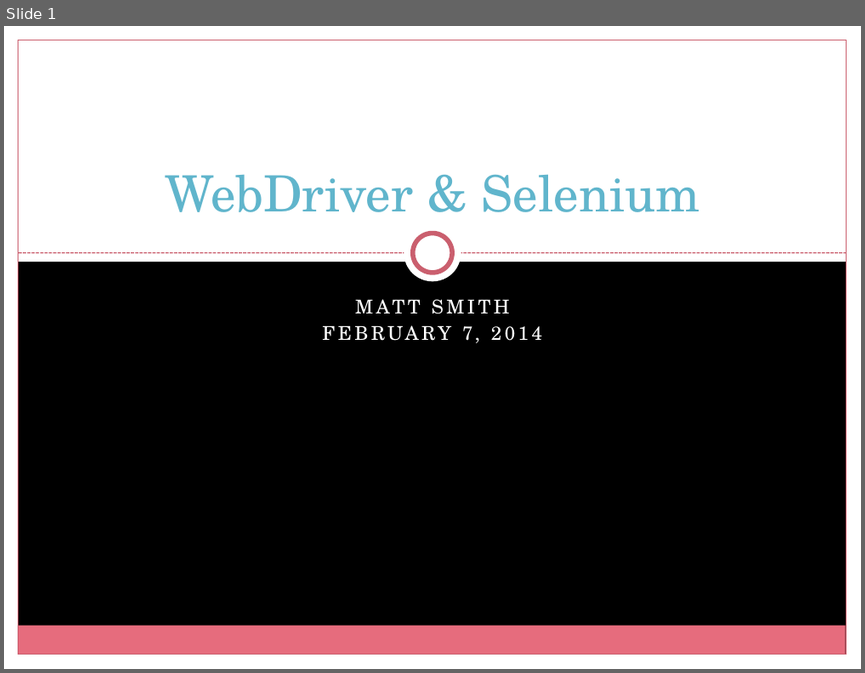
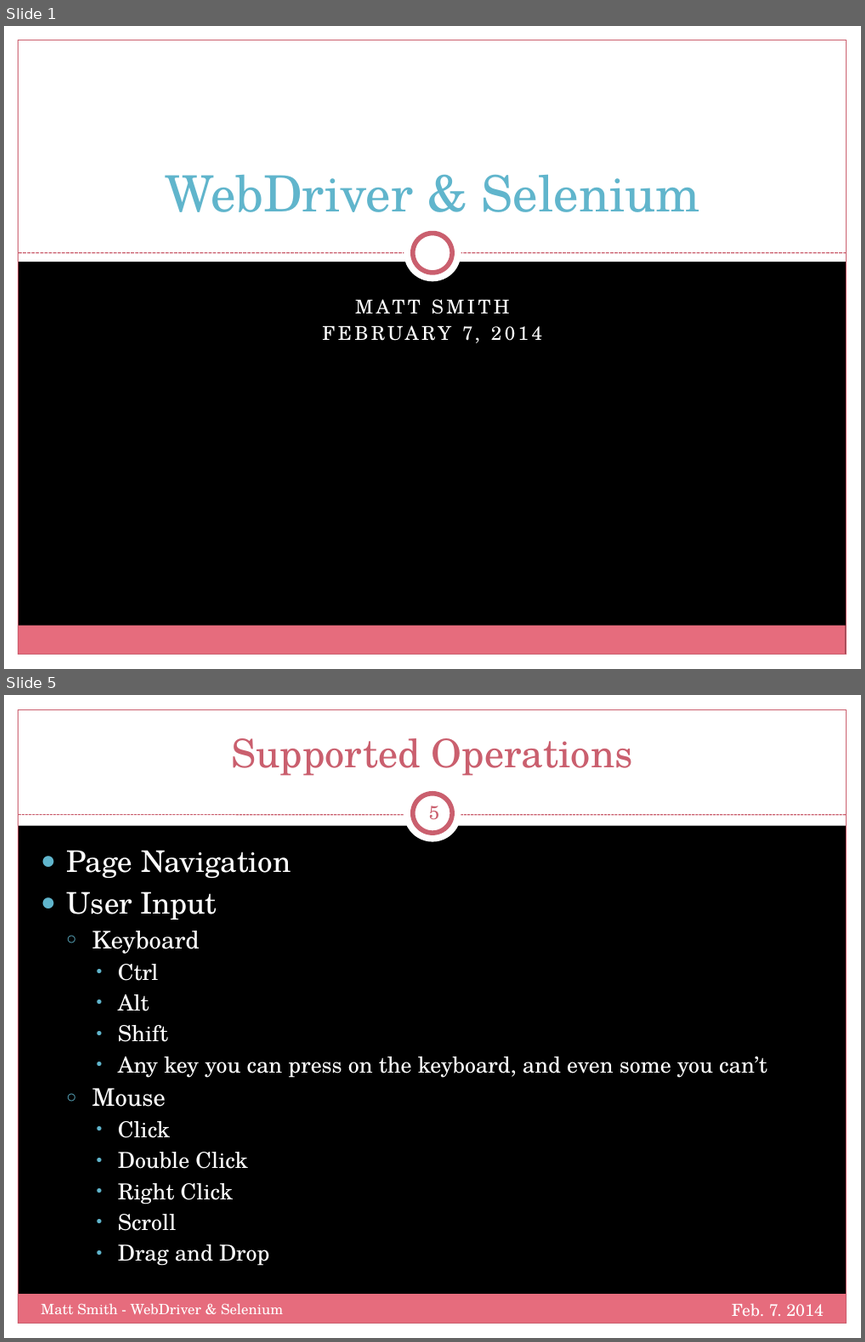
Before and after one commit to mtscout6/my-presentations, a slide deck: WebDriver/Slides.pptx. Shown one above the other, each under a label of ours: slide 1 before the commit, slides 1 and 5 after it; the slides between them are not shown. The pictures are 865x673 and 865x1342 pixels, drawn with LibreOffice and Linux fonts; fonts in the diff are those of the drawing; background and template pictures are left out. Boxes give left, top, right and bottom in pixels: in the first picture for what was removed or moved away, otherwise in the second. Text is boxed around its words. In the diff, an @@ line names an element or a change of style, - is before the commit and + after.

Commit message:
Updated supported browsers, and element location in slide deck

```diff
--- a/WebDriver/Slides.pptx
+++ b/WebDriver/Slides.pptx
@@ slide 5 added at <box>4,695,861,1338</box>, background picture (left out); not listed: 5 template elements that a slide beside it also shows @@
@@ rectangle added at <box>4,695,861,825</box>, fill #FFFFFF @@
@@ title added at <box>231,738,633,776</box>, 33 pt, text #CB5F6E @@
+Supported Operations
@@ ellipse added at <box>404,785,461,842</box>, fill #FFFFFF @@
@@ ellipse added at <box>413,794,452,833</box>, fill #FFFFFF, outline #CB5F6E 4 pt @@
@@ line added from (18, 815) to (846, 815), #CB5F6E 0.75 pt dashed @@
@@ page number added at <box>429,805,439,820</box>, 16 pt, text #CB5F6E @@
+5
@@ text added at <box>66,850,767,1265</box>, 18.5 pt, text #FFFFFF @@
+● Page Navigation
+● User Input
+  ○ Keyboard
+    • Ctrl
+    • Alt
+    • Shift
+    • Any key you can press on the keyboard, and even some you can’t
+  ○ Mouse
+    • Click
+    • Double Click
+    • Right Click
+    • Scroll
+    • Drag and Drop
@@ text added at <box>41,1303,283,1314</box>, 12 pt, text #FFFFFF @@
+Matt Smith - WebDriver & Selenium
@@ text added at <box>732,1303,823,1315</box>, 14 pt, text #FFFFFF @@
+Feb. 7. 2014
```
Also in this commit, not shown: 4 slides changed, 6 other slides added.
